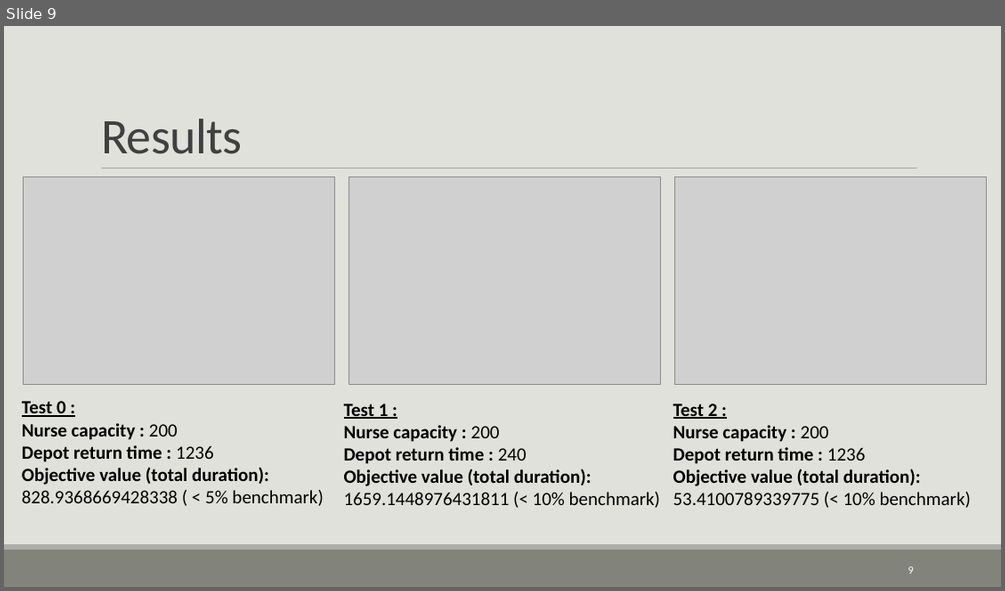
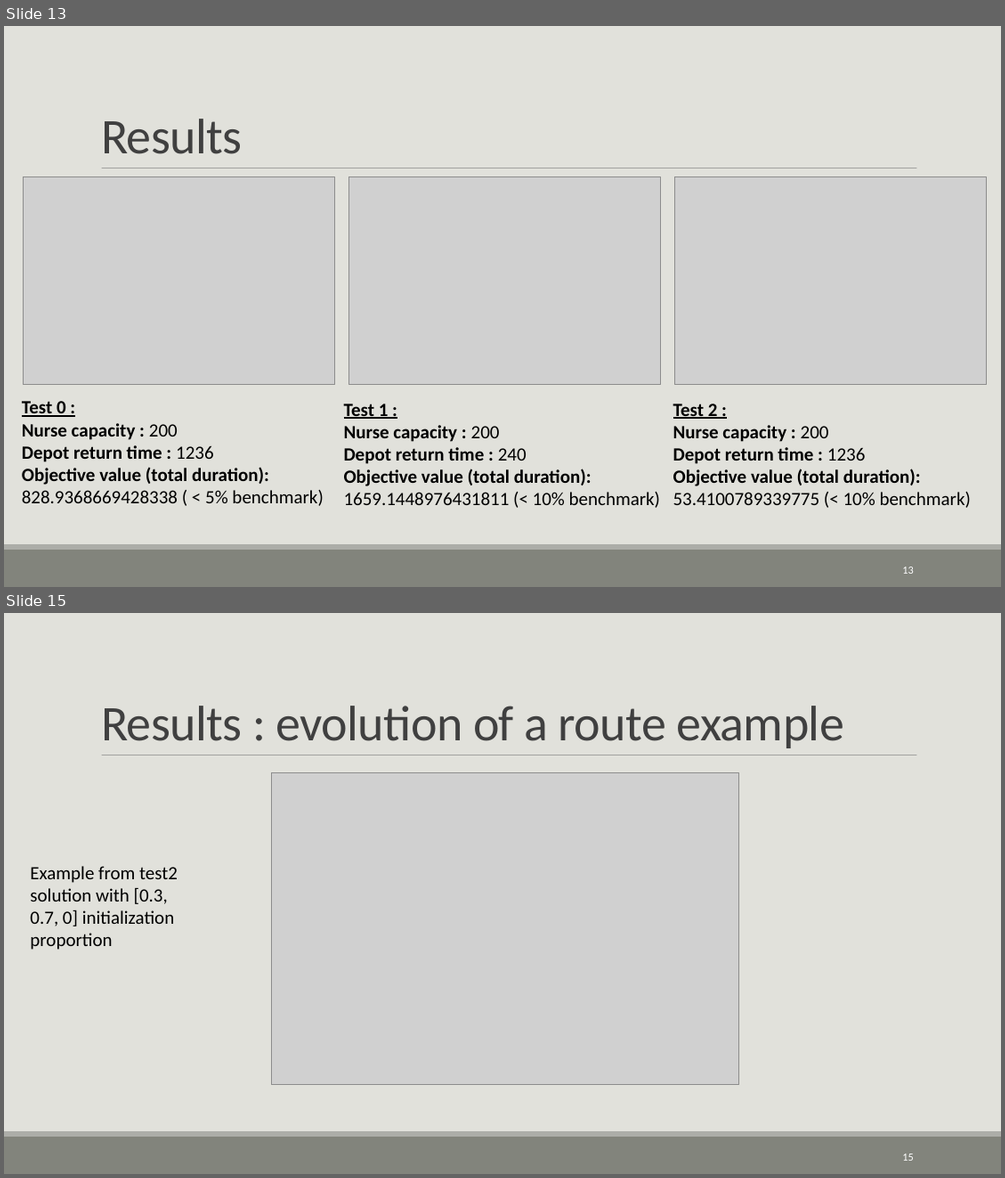
Before and after one commit to tanguyguyot/project2-bioai, a slide deck: files for project 2/presentation.odp. Shown one above the other, each under a label of ours: slide 9 before the commit, slides 13 and 15 after it; the slides between them are not shown. The pictures are 1005x591 and 1005x1178 pixels, drawn with LibreOffice and Linux fonts; fonts in the diff are those of the drawing; grey boxes stand for pictures. Boxes give left, top, right and bottom in pixels: in the first picture for what was removed or moved away, otherwise in the second. Text is boxed around its words. In the diff, an @@ line names an element or a change of style, - is before the commit and + after.

```diff
--- a/files for project 2/presentation.odp
+++ b/files for project 2/presentation.odp
@@ slide 15 added at box(4, 613, 1001, 1174), background #E1E1DB; not listed: 3 template elements that a slide beside it also shows @@
@@ title added at box(101, 706, 844, 748), 48 pt, text #404040 @@
+Results : evolution of a route example
@@ picture added at box(271, 773, 738, 1085) @@
@@ text added at box(30, 866, 178, 949), 18 pt, text #000000 @@
+Example from test2 solution with [0.3, 0.7, 0] initialization proportion
@@ page number added at box(902, 1153, 913, 1160), 10.5 pt, text #FFFFFF @@
+15
@@ what was slide 9 is now slide 13 @@
@@ page number at box(902, 566, 913, 573): text changed @@
-9
+13
```
Also in this commit, not shown: 2 slides changed, 7 other slides added, 2 slides removed, 24 other files.
